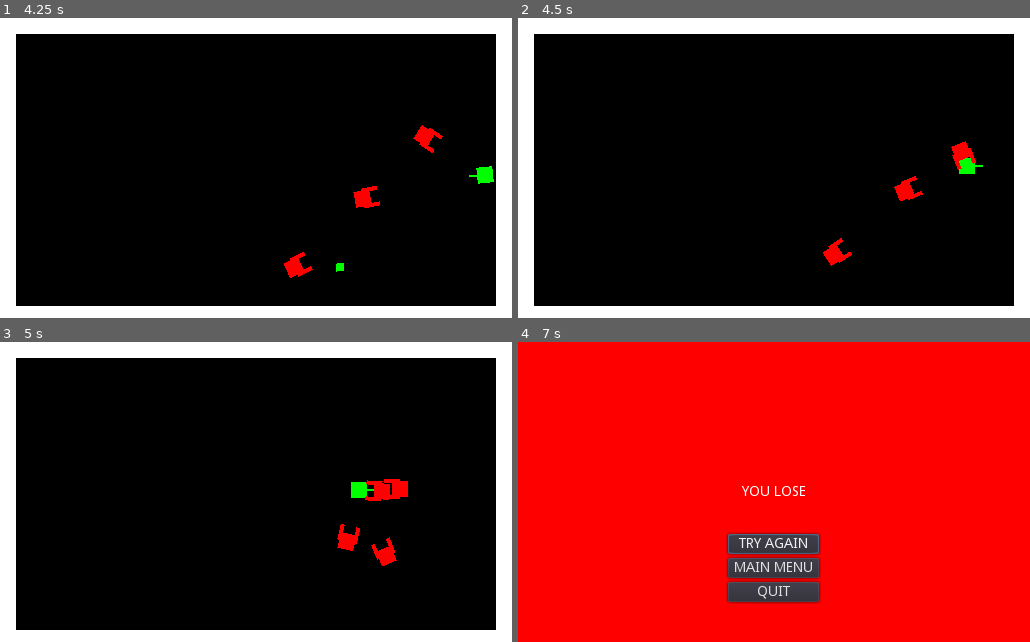
Above: before the commit, frames 1-4 (two rows, left to right).
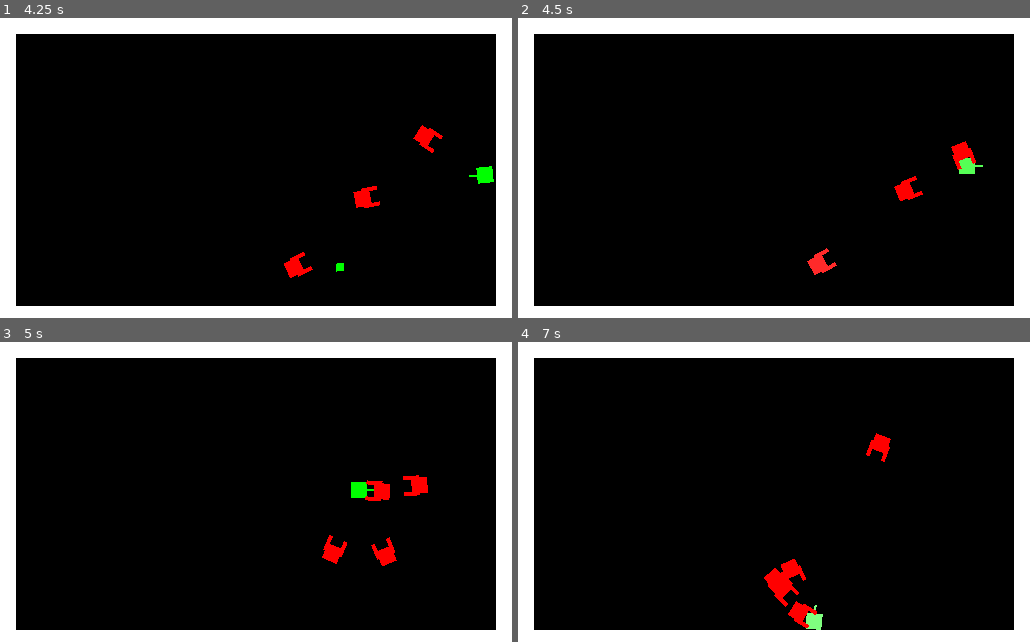
Above: after the commit, the same moments.

Repository: rodriguezric/PolyTop4
Game: Godot game, scene res://Main.tscn
The game is run twice, just before and just after one commit, with the same random seed, the same clock (stepped at 60 frames per second) and the same inputs.
Inputs (mouse positions are in pixels of both pictures, inside the frame that each line leads up to):
- Up to frame 1 (4.25 s): click "START" at 0.5 s; tap Enter at 1.25 s; move the mouse to (368, 153) at 1.27 s; hold D (move_right) 1.28-2.03 s; click (368, 153) at 1.35 s; move the mouse to (153, 183) at 2.02 s; hold S (move_down) 2.03-2.78 s; click (153, 183) at 2.1 s; move the mouse to (307, 102) at 2.77 s; hold D (move_right) 2.78-3.53 s; hold Keypad 2 (look_down) 2.78-3.53 s; click (307, 102) at 3.05 s; move the mouse to (230, 228) at 3.52 s; hold W (move_up) from 3.53 s (still down); tap Keypad 4 (look_left) at 3.6 s; click (230, 228) at 3.8 s
- Up to frame 2 (4.5 s): move the mouse to (927, 213) at 4.27 s; release W (move_up) at 4.28 s; hold A (move_left) from 4.28 s (still down); hold Keypad 6 (look_right) from 4.28 s (still down)
- Up to frame 3 (5 s): keep holding A (move_left); keep holding Keypad 6 (look_right); click (409, 537) at 4.55 s
- Up to frame 4 (7 s): move the mouse to (620, 447) at 5.02 s; release Keypad 6 (look_right) at 5.03 s; tap Keypad 8 (look_up) at 5.1 s; click (620, 447) at 5.3 s; move the mouse to (799, 492) at 5.77 s; release A (move_left) at 5.78 s; hold S (move_down) 5.78-6.53 s; click (799, 492) at 5.85 s; move the mouse to (697, 417) at 6.52 s; hold D (move_right) from 6.53 s (still down); click (697, 417) at 6.6 s

Frame 1 is identical in both runs. In frame 2, 0.6% of the frame differs, in the area x 56-91%, y 46-86%; in frame 3, 0.8%; in frame 4, 100%, in the area x 0-100%, y 0-100%.
Error before the commit: Invalid get index 'position' (on base: 'previously freed instance'). (res://scripts/Behaviors/ChaseBehavior.gd:21)

Commit message:
v1.1.0 - Added animations and flashes

Diff:
--- a/Level1.tscn
+++ b/Level1.tscn
@@ -7,9 +7,6 @@
 [ext_resource path="res://scenes/Goal.tscn" type="PackedScene" id=5]
 [ext_resource path="res://SoundEffects.tscn" type="PackedScene" id=6]
 [ext_resource path="res://scenes/Screens.tscn" type="PackedScene" id=7]
-
-
-
 
 [node name="Level1" type="Node2D"]
 script = ExtResource( 3 )
@@ -93,5 +90,4 @@
 [node name="SoundEffects" parent="." instance=ExtResource( 6 )]
 [connection signal="death" from="Player" to="." method="_on_Player_death"]
 [connection signal="pause_game" from="Player" to="." method="_on_Player_pause_game"]
-[connection signal="try_again" from="UI/Screens" to="." method="_on_Screens_try_again"]
 [connection signal="timeout" from="Timers/SpawnTimer" to="." method="_on_SpawnTimer_timeout"]
--- a/Level3.tscn
+++ b/Level3.tscn
@@ -8,12 +8,8 @@
 [ext_resource path="res://SoundEffects.tscn" type="PackedScene" id=6]
 [ext_resource path="res://scenes/Screens.tscn" type="PackedScene" id=7]
 
-
-
-
 [node name="Level3" type="Node2D"]
 script = ExtResource( 3 )
-number_of_enemies = 30
 
 [node name="Player" parent="." instance=ExtResource( 1 )]
 position = Vector2( 256, 152 )
@@ -93,5 +89,4 @@
 [node name="SoundEffects" parent="." instance=ExtResource( 6 )]
 [connection signal="death" from="Player" to="." method="_on_Player_death"]
 [connection signal="pause_game" from="Player" to="." method="_on_Player_pause_game"]
-[connection signal="try_again" from="UI/Screens" to="." method="_on_Screens_try_again"]
 [connection signal="timeout" from="Timers/SpawnTimer" to="." method="_on_SpawnTimer_timeout"]
--- a/scenes/Enemy.tscn
+++ b/scenes/Enemy.tscn
@@ -1,14 +1,140 @@
-[gd_scene load_steps=4 format=2]
+[gd_scene load_steps=9 format=2]
 
 [ext_resource path="res://scripts/Enemy.gd" type="Script" id=1]
 [ext_resource path="res://sounds/sfx_sounds_damage3.wav" type="AudioStream" id=2]
 
+[sub_resource type="Shader" id=2]
+code = "shader_type canvas_item;
+
+uniform vec4 flash_color : hint_color = vec4(1.0, 0.0, 0.0, 1.0);
+uniform float flash_modifier : hint_range(0.0, 1.0) = 1.0;
+
+void fragment() {
+	vec4 color = texture(TEXTURE, UV);
+	color.rgb = mix(color.rgb, flash_color.rgb, flash_modifier);
+	COLOR = color;
+}"
+
+[sub_resource type="ShaderMaterial" id=3]
+resource_local_to_scene = true
+shader = SubResource( 2 )
+shader_param/flash_color = Color( 1, 0, 0, 1 )
+shader_param/flash_modifier = 1.0
+
 [sub_resource type="RectangleShape2D" id=1]
 extents = Vector2( 8, 8 )
+
+[sub_resource type="Animation" id=6]
+resource_name = "death"
+length = 0.2
+tracks/0/type = "value"
+tracks/0/path = NodePath(".:material:shader_param/flash_color")
+tracks/0/interp = 1
+tracks/0/loop_wrap = true
+tracks/0/imported = false
+tracks/0/enabled = true
+tracks/0/keys = {
+"times": PoolRealArray( 0, 0.2 ),
+"transitions": PoolRealArray( 1, 1 ),
+"update": 0,
+"values": [ Color( 1, 0, 0, 1 ), Color( 0, 0, 0, 1 ) ]
+}
+tracks/1/type = "value"
+tracks/1/path = NodePath("Polygon2D:position")
+tracks/1/interp = 1
+tracks/1/loop_wrap = true
+tracks/1/imported = false
+tracks/1/enabled = true
+tracks/1/keys = {
+"times": PoolRealArray( 0, 0.2 ),
+"transitions": PoolRealArray( 1, 1 ),
+"update": 0,
+"values": [ Vector2( 0, 0 ), Vector2( -16, 0 ) ]
+}
+tracks/2/type = "value"
+tracks/2/path = NodePath("Line2D:position")
+tracks/2/interp = 1
+tracks/2/loop_wrap = true
+tracks/2/imported = false
+tracks/2/enabled = true
+tracks/2/keys = {
+"times": PoolRealArray( 0, 0.2 ),
+"transitions": PoolRealArray( 1, 1 ),
+"update": 0,
+"values": [ Vector2( 0, -8 ), Vector2( 0, -32 ) ]
+}
+tracks/3/type = "value"
+tracks/3/path = NodePath("Line2D2:position")
+tracks/3/interp = 1
+tracks/3/loop_wrap = true
+tracks/3/imported = false
+tracks/3/enabled = true
+tracks/3/keys = {
+"times": PoolRealArray( 0, 0.2 ),
+"transitions": PoolRealArray( 1, 1 ),
+"update": 0,
+"values": [ Vector2( 0, 8 ), Vector2( 0, 24 ) ]
+}
+
+[sub_resource type="Animation" id=5]
+resource_name = "hurt"
+length = 0.2
+tracks/0/type = "value"
+tracks/0/path = NodePath(".:material:shader_param/flash_color")
+tracks/0/interp = 1
+tracks/0/loop_wrap = true
+tracks/0/imported = false
+tracks/0/enabled = true
+tracks/0/keys = {
+"times": PoolRealArray( 0 ),
+"transitions": PoolRealArray( 1 ),
+"update": 0,
+"values": [ Color( 1, 0, 0, 1 ) ]
+}
+tracks/1/type = "value"
+tracks/1/path = NodePath(".:material:shader_param/flash_modifier")
+tracks/1/interp = 1
+tracks/1/loop_wrap = true
+tracks/1/imported = false
+tracks/1/enabled = true
+tracks/1/keys = {
+"times": PoolRealArray( 0, 0.1, 0.2 ),
+"transitions": PoolRealArray( 1, 1, 1 ),
+"update": 0,
+"values": [ 1.0, 0.0, 1.0 ]
+}
+
+[sub_resource type="Animation" id=4]
+resource_name = "idle"
+tracks/0/type = "value"
+tracks/0/path = NodePath(".:material:shader_param/flash_color")
+tracks/0/interp = 1
+tracks/0/loop_wrap = true
+tracks/0/imported = false
+tracks/0/enabled = true
+tracks/0/keys = {
+"times": PoolRealArray( 0 ),
+"transitions": PoolRealArray( 1 ),
+"update": 0,
+"values": [ Color( 1, 0, 0, 1 ) ]
+}
+tracks/1/type = "value"
+tracks/1/path = NodePath(".:material:shader_param/flash_modifier")
+tracks/1/interp = 1
+tracks/1/loop_wrap = true
+tracks/1/imported = false
+tracks/1/enabled = true
+tracks/1/keys = {
+"times": PoolRealArray( 0 ),
+"transitions": PoolRealArray( 1 ),
+"update": 0,
+"values": [ 1.0 ]
+}
 
 [node name="Enemy" type="Area2D" groups=[
 "enemies",
 ]]
+material = SubResource( 3 )
 collision_layer = 2
 collision_mask = 13
 script = ExtResource( 1 )
@@ -18,16 +144,19 @@
 shape = SubResource( 1 )
 
 [node name="Polygon2D" type="Polygon2D" parent="."]
+use_parent_material = true
 color = Color( 1, 0, 0, 1 )
 polygon = PoolVector2Array( -8, -8, -8, 8, 8, 8, 8, -8 )
 
 [node name="Line2D" type="Line2D" parent="."]
+use_parent_material = true
 position = Vector2( 0, -8 )
 points = PoolVector2Array( 0, 0, 8, 0, 8, 0, 16, 0 )
 width = 4.0
 default_color = Color( 1, 0, 0, 1 )
 
 [node name="Line2D2" type="Line2D" parent="."]
+use_parent_material = true
 position = Vector2( 0, 8 )
 points = PoolVector2Array( 0, 0, 8, 0, 8, 0, 16, 0 )
 width = 4.0
@@ -35,4 +164,19 @@
 
 [node name="HurtSound" type="AudioStreamPlayer" parent="."]
 stream = ExtResource( 2 )
+
+[node name="HurtTimer" type="Timer" parent="."]
+wait_time = 0.2
+one_shot = true
+
+[node name="AnimationPlayer" type="AnimationPlayer" parent="."]
+anims/death = SubResource( 6 )
+anims/hurt = SubResource( 5 )
+anims/idle = SubResource( 4 )
+
+[node name="DeathTimer" type="Timer" parent="."]
+wait_time = 0.2
+one_shot = true
 [connection signal="body_entered" from="." to="." method="_on_Enemy_body_entered"]
+[connection signal="timeout" from="HurtTimer" to="." method="_on_HurtTimer_timeout"]
+[connection signal="timeout" from="DeathTimer" to="." method="_on_DeathTimer_timeout"]
--- a/scenes/Player.tscn
+++ b/scenes/Player.tscn
@@ -6,10 +6,71 @@
 [ext_resource path="res://sounds/gun-empty.ogg" type="AudioStream" id=4]
 [ext_resource path="res://sounds/sfx_sounds_damage1.wav" type="AudioStream" id=5]
 
+[sub_resource type="Shader" id=2]
+code = "shader_type canvas_item;
+
+uniform vec4 flash_color : hint_color = vec4(1.0);
+uniform float flash_modifier : hint_range(0.0, 1.0) = 0.0;
+
+void fragment() {
+	vec4 color = texture(TEXTURE, UV);
+	color.rgb = mix(color.rgb, flash_color.rgb, flash_modifier);
+	COLOR = color;
+}"
+
+[sub_resource type="ShaderMaterial" id=3]
+shader = SubResource( 2 )
+shader_param/flash_color = Color( 0, 1, 0, 1 )
+shader_param/flash_modifier = 1.0
+
 [sub_resource type="RectangleShape2D" id=1]
 extents = Vector2( 8, 8 )
 
+[sub_resource type="Animation" id=4]
+resource_name = "Hurt"
+length = 0.2
+tracks/0/type = "value"
+tracks/0/path = NodePath(".:material:shader_param/flash_modifier")
+tracks/0/interp = 1
+tracks/0/loop_wrap = true
+tracks/0/imported = false
+tracks/0/enabled = true
+tracks/0/keys = {
+"times": PoolRealArray( 0, 0.1, 0.2 ),
+"transitions": PoolRealArray( 1, 1, 1 ),
+"update": 0,
+"values": [ 1.0, 0.0, 1.0 ]
+}
+
+[sub_resource type="Animation" id=5]
+resource_name = "Normal"
+tracks/0/type = "value"
+tracks/0/path = NodePath(".:material:shader_param/flash_modifier")
+tracks/0/interp = 1
+tracks/0/loop_wrap = true
+tracks/0/imported = false
+tracks/0/enabled = true
+tracks/0/keys = {
+"times": PoolRealArray( 0 ),
+"transitions": PoolRealArray( 1 ),
+"update": 0,
+"values": [ 1.0 ]
+}
+tracks/1/type = "value"
+tracks/1/path = NodePath(".:material:shader_param/flash_color")
+tracks/1/interp = 1
+tracks/1/loop_wrap = true
+tracks/1/imported = false
+tracks/1/enabled = true
+tracks/1/keys = {
+"times": PoolRealArray( 0 ),
+"transitions": PoolRealArray( 1 ),
+"update": 0,
+"values": [ Color( 0, 1, 0, 1 ) ]
+}
+
 [node name="Player" type="KinematicBody2D"]
+material = SubResource( 3 )
 script = ExtResource( 1 )
 bullet_resource = ExtResource( 2 )
 
@@ -17,10 +78,12 @@
 shape = SubResource( 1 )
 
 [node name="Polygon2D" type="Polygon2D" parent="."]
+use_parent_material = true
 color = Color( 0, 1, 0, 1 )
 polygon = PoolVector2Array( -8, -8, -8, 8, 8, 8, 8, -8 )
 
 [node name="Line2D" type="Line2D" parent="."]
+use_parent_material = true
 points = PoolVector2Array( 0, 0, 16, 0 )
 width = 2.0
 default_color = Color( 0, 1, 0, 1 )
@@ -37,3 +100,12 @@
 
 [node name="HurtSound" type="AudioStreamPlayer" parent="."]
 stream = ExtResource( 5 )
+
+[node name="AnimationPlayer" type="AnimationPlayer" parent="."]
+anims/Hurt = SubResource( 4 )
+anims/Normal = SubResource( 5 )
+
+[node name="HurtTimer" type="Timer" parent="."]
+wait_time = 0.2
+one_shot = true
+[connection signal="timeout" from="HurtTimer" to="." method="_on_HurtTimer_timeout"]
--- a/scripts/Behaviors/ChaseBehavior.gd
+++ b/scripts/Behaviors/ChaseBehavior.gd
@@ -8,13 +8,15 @@
 	yield(get_tree(), "idle_frame")
 
 	if get_player():
-		look_at_player()
+		if get_parent().can_move:
+			look_at_player()
 
 	if not enabled:
 		return
 
 	if get_player():
-		get_parent().move_local_x(speed * delta)
+		if get_parent().can_move:
+			get_parent().move_local_x(speed * delta)
 
 
 func look_at_player() -> void:
--- a/scripts/Enemy.gd
+++ b/scripts/Enemy.gd
@@ -3,11 +3,20 @@
 
 signal death
 
+onready var animation_player = $AnimationPlayer
 onready var hurt_sound = $HurtSound
+onready var hurt_timer = $HurtTimer
+onready var death_timer = $DeathTimer
+
 
 export var hp: int = 2 setget set_hp, get_hp
 export var attack: int = 1
 var player setget set_player, get_player
+var can_move : bool = true
+var dead : bool = false
+
+func _ready() -> void:
+	animation_player.play("idle")
 
 
 func get_player() -> Player:
@@ -26,17 +35,30 @@
 	hp = _hp
 
 
+func _handle_death() -> void:
+	if hp <= 0:
+		if not dead:
+			animation_player.play("death")
+			death_timer.start()
+		dead = true
+
+
 func damage(amount: int) -> void:
+	if dead:
+		return
+
+	can_move = false
+	animation_player.play("hurt")
+	hurt_timer.start()
+
 	hurt_sound.play()
 	hp -= amount
-	if hp <= 0:
-		destroy()
+	_handle_death()
 
 
 func destroy():
 	emit_signal("death")
 	queue_free()
-
 
 
 func _on_Enemy_body_entered(body: Node) -> void:
@@ -45,3 +67,11 @@
 
 	if body.is_in_group("wall"):
 		print("hitting wall")
+
+
+func _on_HurtTimer_timeout() -> void:
+	can_move = true
+
+
+func _on_DeathTimer_timeout() -> void:
+	destroy()
--- a/scripts/Level.gd
+++ b/scripts/Level.gd
@@ -1,6 +1,6 @@
 extends Node2D
 
-const Enemy = preload("res://scenes/Enemy.tscn")
+const EnemyScene = preload("res://scenes/Enemy.tscn")
 const ChaseBehavior = preload("res://scripts/Behaviors/ChaseBehavior.tscn")
 
 onready var player = $Player
@@ -47,7 +47,7 @@
 
 func spawn_enemy() -> void:
 	var spawn_point = get_random_spawn_point()
-	var enemy = Enemy.instance()
+	var enemy = EnemyScene.instance()
 	enemy.position = spawn_point
 	enemy.set_player(player)
 	enemy.connect("death", self, "_on_Enemy_death")
@@ -94,9 +94,5 @@
 	goto_next_level()
 
 
-func _on_Screens_try_again() -> void:
-	get_tree().reload_current_scene()
-
-
 func _on_Player_pause_game() -> void:
 	screens.show_pause_screen()
--- a/scripts/Player.gd
+++ b/scripts/Player.gd
@@ -5,9 +5,11 @@
 signal death
 
 onready var gun = $Gun
+onready var animation_player = $AnimationPlayer
 onready var shoot_sound = $ShootSound
 onready var empty_sound = $EmptySound
 onready var hurt_sound = $HurtSound
+onready var hurt_timer = $HurtTimer
 
 export (int) var health = 3
 export (int) var speed = 3
@@ -17,6 +19,7 @@
 var motion : Vector2
 var look : Vector2
 var live_bullets : int = 0
+var invulnerable : bool = false
 
 
 func _handle_directions() -> void:
@@ -42,7 +45,6 @@
 
 
 func _handle_look() -> void:
-#	look_at(get_global_mouse_position())
 	if Input.is_action_pressed("look_left"):
 		look.x -= 1
 
@@ -97,12 +99,25 @@
 
 
 func damage(amount: int) -> void:
+	if invulnerable:
+		return
+
+	invulnerable = true
+	hurt_timer.start()
+	animation_player.play("Hurt")
+
 	hurt_sound.play()
+
 	health -= amount
-	if health <= 0:
-		destroy()
 
 
 func destroy() -> void:
 	emit_signal("death")
 	queue_free()
+
+
+func _on_HurtTimer_timeout() -> void:
+	invulnerable = false
+
+	if health <= 0:
+		destroy()
--- a/scripts/Screens.gd
+++ b/scripts/Screens.gd
@@ -1,7 +1,4 @@
 extends CanvasLayer
-
-signal try_again
-
 
 onready var pause_screen = $PauseScreen
 onready var lose_screen = $LoseScreen
@@ -50,4 +47,4 @@
 
 
 func _on_TryAgainButton_pressed() -> void:
-	emit_signal("try_again")
+	get_tree().reload_current_scene()
Not shown: 1 places in scenes/Player.tscn that only renumber resources
